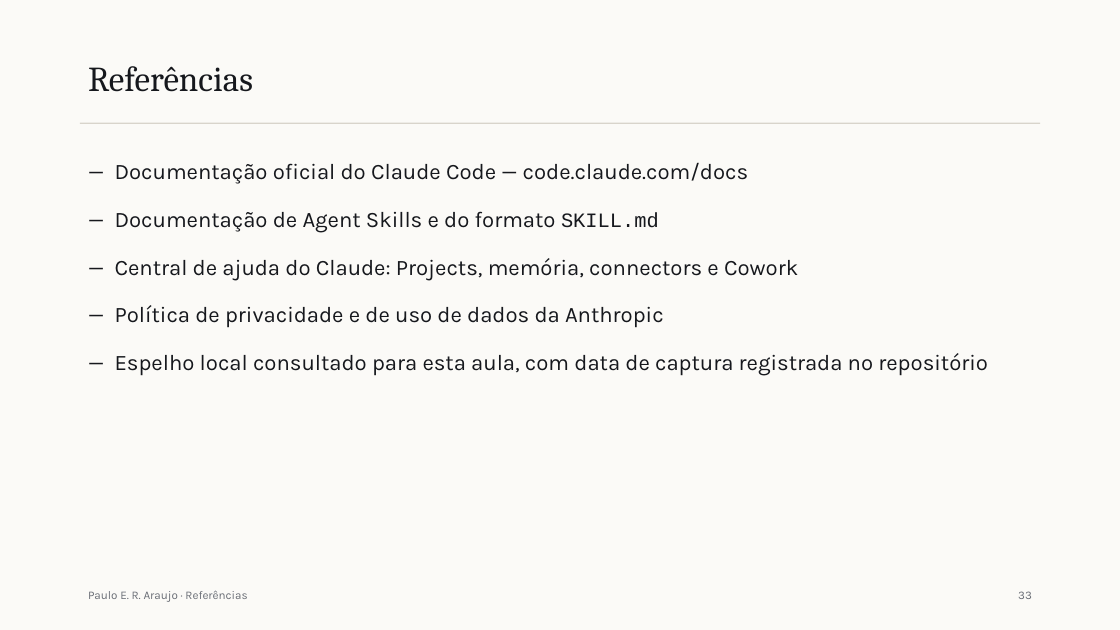
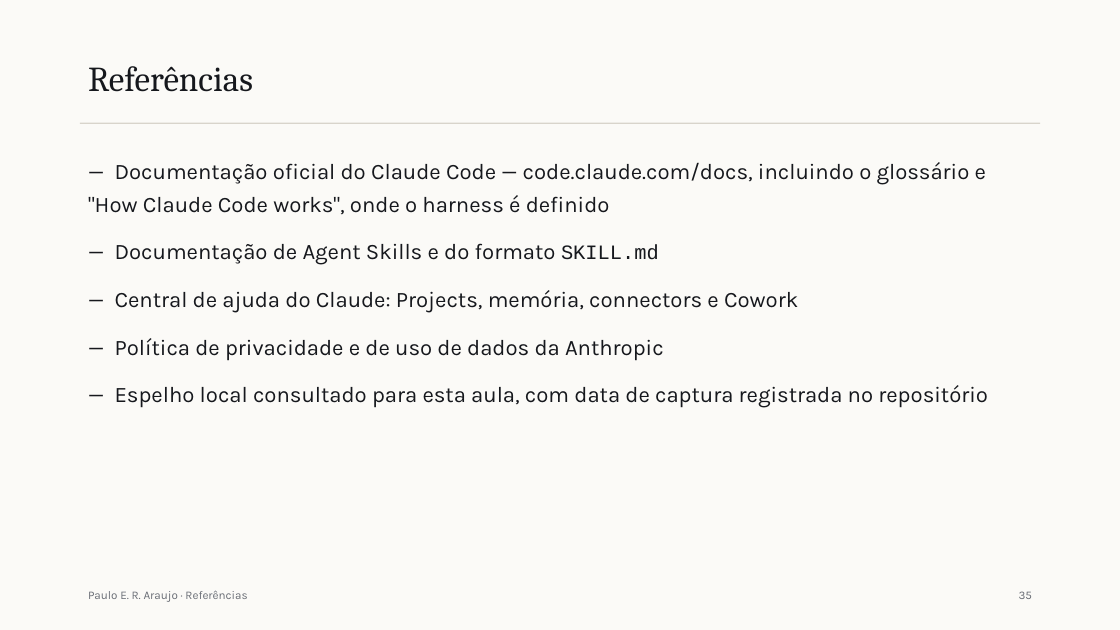
Before and after one commit to pumba-dev/claude-guide, a slide deck: slide 42 of slides/saida/aula-1.pptx (slide 40 before the commit). Drawn at 1120x630 pixels with LibreOffice and Linux fonts; fonts in the diff are those of the drawing. Boxes give left, top, right and bottom in pixels: in the first picture for what was removed or moved away, otherwise in the second. Text is boxed around its words. In the diff, an @@ line names an element or a change of style, - is before the commit and + after.

Commit message:
feat: add the harness concept across the course
Students were learning the pieces without ever naming what does the work.
The harness now opens block 2, answering the question block 1 leaves open,
and becomes the vocabulary for tool execution, permissions and compaction.

```diff
--- a/slides/saida/aula-1.pptx
+++ b/slides/saida/aula-1.pptx
@@ text at (x1=88, y1=162, x2=986, y2=215): text changed @@
-— Documentação oficial do Claude Code — code.claude.com/docs
+— Documentação oficial do Claude Code — code.claude.com/docs, incluindo o glossário e "How Claude Code works", onde o harness é definido
@@ text at (x1=1019, y1=591, x2=1032, y2=599): text changed @@
-33
+35
```
Also in this commit, not shown: 25 other slides changed, 2 slides added, 7 other files.
